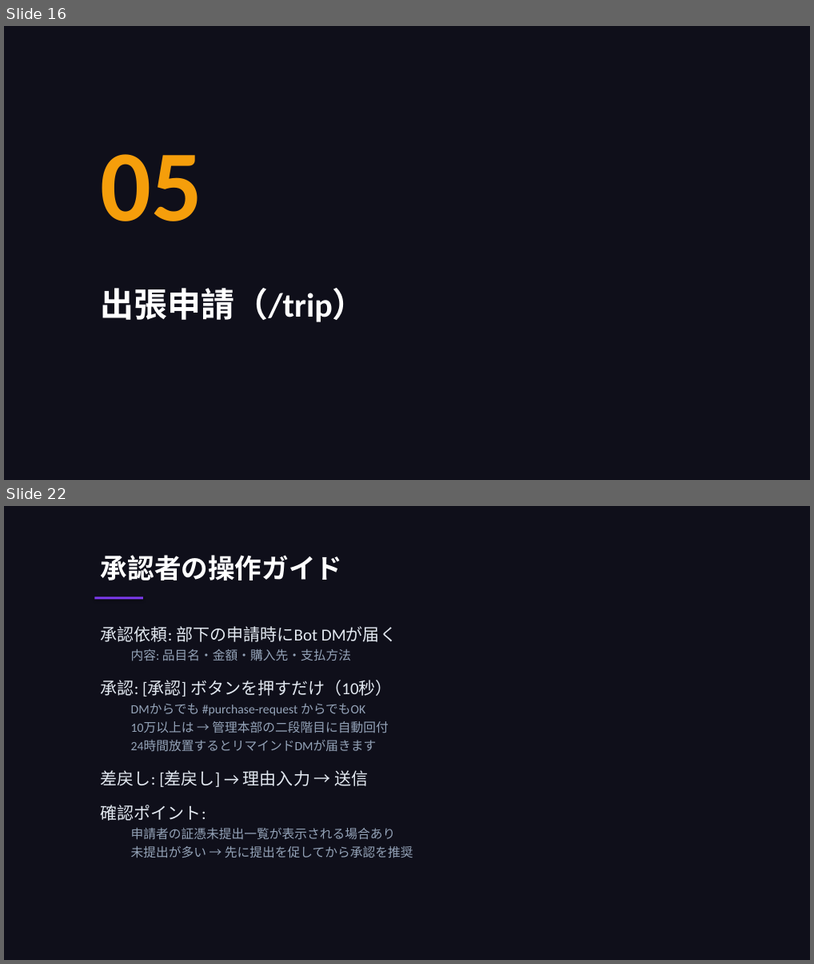
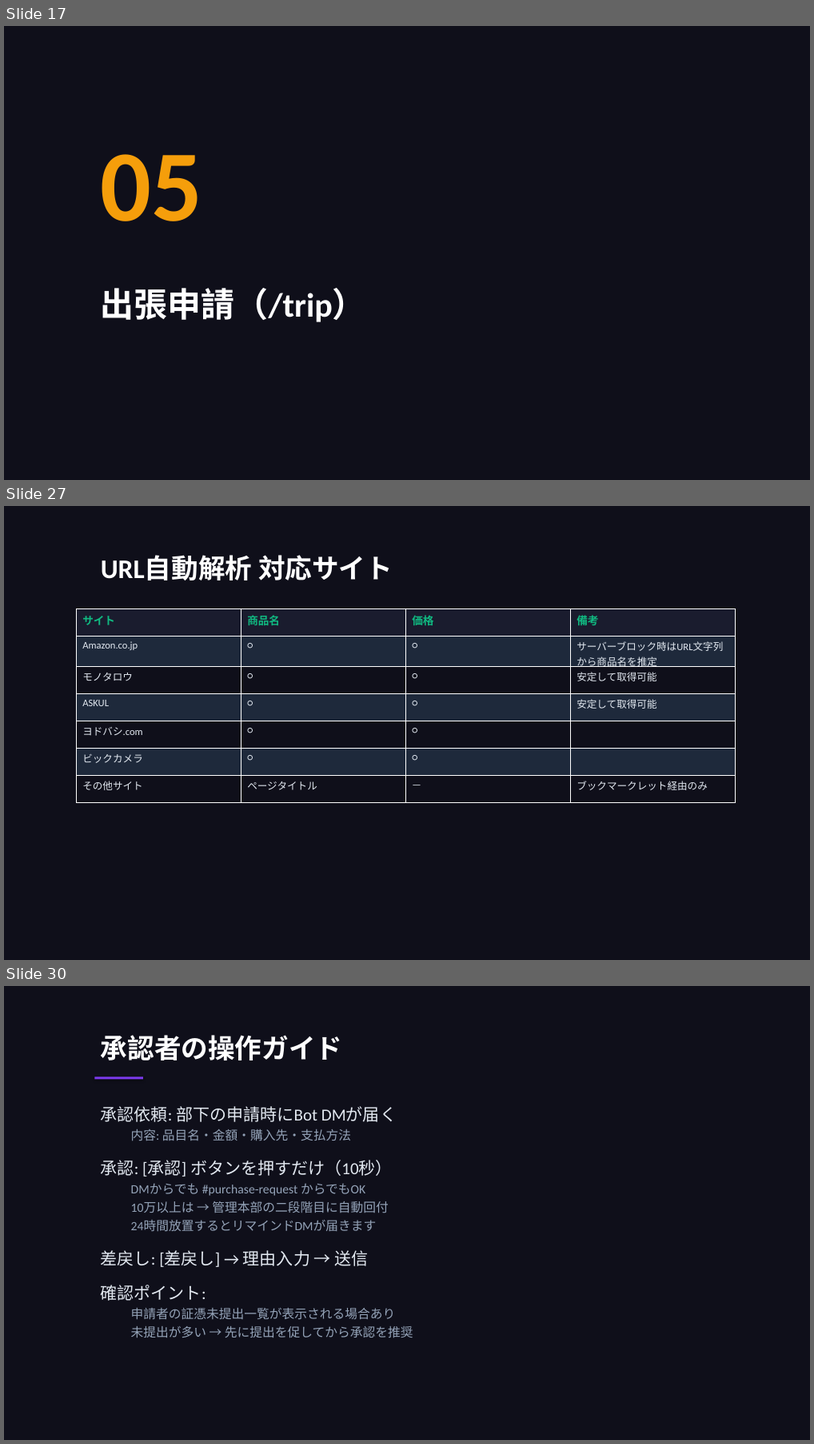
Before and after one commit to takeshiizawa123/next-procurement-poc, a slide deck: docs/user-manual.pptx. Shown one above the other, each under a label of ours: slides 16 and 22 before the commit, slides 17, 27 and 30 after it; the slides between them are not shown. The pictures are 814x964 and 814x1444 pixels, drawn with LibreOffice and Linux fonts; fonts in the diff are those of the drawing. Boxes give left, top, right and bottom in pixels: in the first picture for what was removed or moved away, otherwise in the second. Text is boxed around its words. In the diff, an @@ line names an element or a change of style, - is before the commit and + after.

```diff
--- a/docs/user-manual.pptx
+++ b/docs/user-manual.pptx
@@ slide 27 added at <box>4,506,810,960</box>, background #0F0F1A @@
@@ text added at <box>101,555,393,580</box>, 32 pt, text #FFFFFF, bold @@
+URL自動解析 対応サイト
@@ table added at <box>77,609,738,800</box>, 7 rows, 4 columns @@
+サイト | 商品名 | 価格 | 備考
+Amazon.co.jp | ○ | ○ | サーバーブロック時はURL文字列から商品名を推定
+モノタロウ | ○ | ○ | 安定して取得可能
+ASKUL | ○ | ○ | 安定して取得可能
+ヨドバシ.com | ○ | ○ | 
+ビックカメラ | ○ | ○ | 
+その他サイト | ページタイトル | — | ブックマークレット経由のみ
@@ what was slide 16 is now slide 17 @@
@@ what was slide 22 is now slide 30 @@
```
Also in this commit, not shown: 10 slides changed, 14 other slides added, 1 other file.
